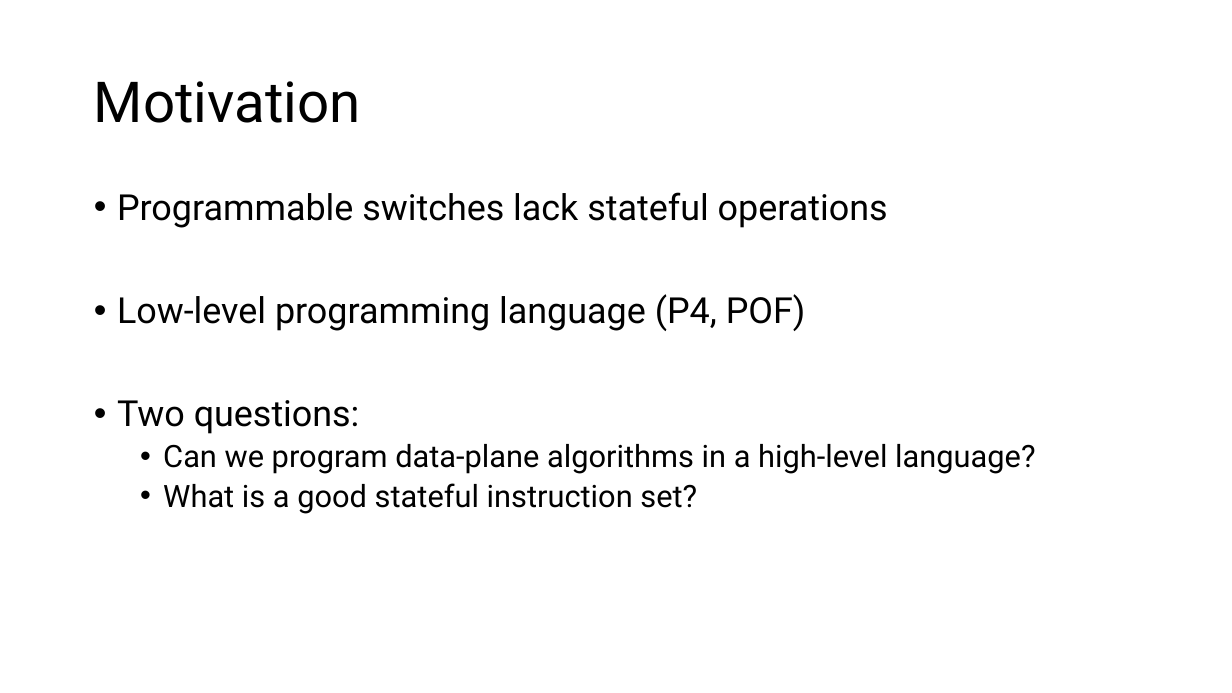
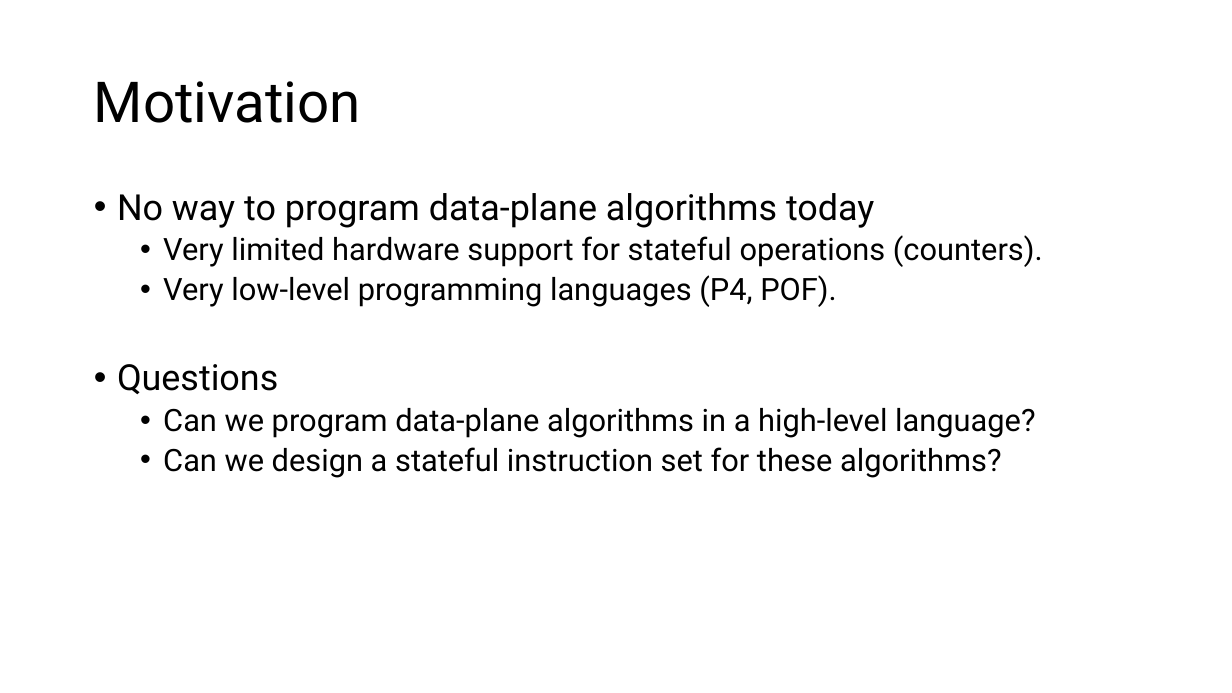
Before and after one commit to anirudhSK/pifo-domino-marple-ppts, a slide deck: slide 4 of domino_sigcomm.pptx. Drawn at 1232x693 pixels with LibreOffice and Linux fonts; fonts in the diff are those of the drawing. Boxes give left, top, right and bottom in pixels: in the first picture for what was removed or moved away, otherwise in the second. Text is boxed around its words. In the diff, an @@ line names an element or a change of style, - is before the commit and + after.

```diff
--- a/domino_sigcomm.pptx
+++ b/domino_sigcomm.pptx
@@ text at (117, 193, 1043, 394): text changed; size 28 to 24 pt @@
-• Programmable switches lack stateful operations
-• Low-level programming language (P4, POF)
-• Two questions:
+• No way to program data-plane algorithms today
+  • Very limited hardware support for stateful operations (counters).
+  • Very low-level programming languages (P4, POF).
+• Questions
@@ text at (163, 447, 1001, 478): text changed @@
-  • What is a good stateful instruction set?
+  • Can we design a stateful instruction set for these algorithms?
```
Also in this commit, not shown: 2 other slides changed, 1 slide added, 1 other file.
